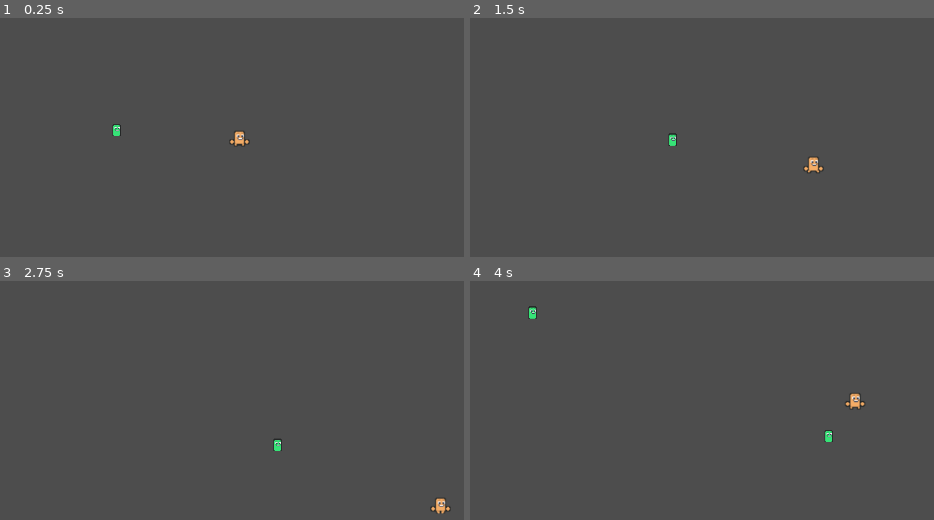
Above: before the commit, frames 1-4 (two rows, left to right).
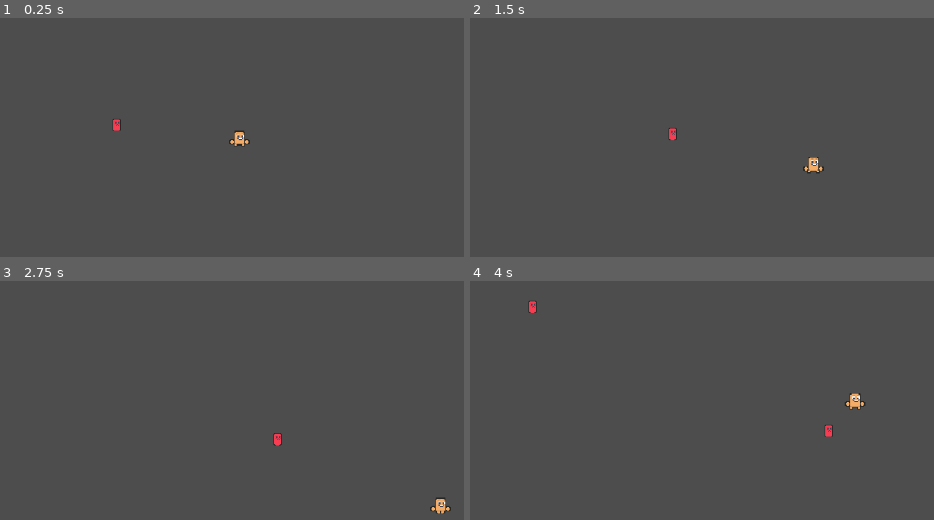
Above: after the commit, the same moments.

Repository: Aartwoo0/fgj24_laughgame
Game: Godot game, scene res://Scenes/main.tscn
Same seed, same stepped clock (60 frames per second), same inputs: the game is played once before the commit and once after it.
Inputs:
- Up to frame 1 (0.25 s): no input
- Up to frame 2 (1.5 s): hold D (move_right) 0.53-1.28 s; hold S (move_down) from 1.28 s (still down)
- Up to frame 3 (2.75 s): release S (move_down) at 2.03 s; hold D (move_right) from 2.03 s (still down)
- Up to frame 4 (4 s): release D (move_right) at 2.78 s; hold W (move_up) 2.78-3.53 s; hold A (move_left) from 3.53 s (still down)

The runs differ from the first frame. In frame 1, 0.2% of the frame differs, in the area x 24-54%, y 42-54%; in frame 2, 0.2%; in frame 3, 0.2%; in frame 4, 0.3%, in the area x 12-86%, y 8-68%.

Commit message:
Added skin state, collision avoidance, enemy encounter.

Diff:
--- a/Scenes/Components/enemy.gd
+++ b/Scenes/Components/enemy.gd
@@ -2,6 +2,8 @@
 
 @export var speed : float = 100
 @export var target : Area2D
+var state: int = -1000
+var rng = RandomNumberGenerator.new()
 
 # Called when the node enters the scene tree for the first time.
 func _ready():
@@ -9,5 +11,19 @@
 
 # Called every frame. 'delta' is the elapsed time since the previous frame.
 func _process(delta):
-	self.position = self.position.move_toward(target.position,speed * delta)
-	print(self.position)
+	if state < 0:
+		$AngrySkin.visible = true
+		$Happy.visible = false
+	else:
+		$AngrySkin.visible = false
+		$Happy.visible = true
+
+	if not self.has_overlapping_areas():
+		self.position = self.position.move_toward(target.position,speed * delta)
+	else:
+		var direction = self.position.move_toward(target.position,speed * delta) - self.position
+		var tangent = direction.from_angle(PI * 3 / 4 * self.rng.randi_range(-1,1))
+		self.position = self.position + tangent
+
+func _on_player_area_entered(area):
+	self.queue_free()
--- a/Scenes/Components/enemy.tscn
+++ b/Scenes/Components/enemy.tscn
@@ -40,10 +40,6 @@
 "speed": 15.0
 }]
 
-[sub_resource type="CapsuleShape2D" id="CapsuleShape2D_w44jn"]
-radius = 4.0
-height = 14.0
-
 [sub_resource type="AtlasTexture" id="AtlasTexture_f6yer"]
 atlas = ExtResource("2_65eik")
 region = Rect2(0, 0, 24, 24)
@@ -80,20 +76,26 @@
 "speed": 5.0
 }]
 
+[sub_resource type="CapsuleShape2D" id="CapsuleShape2D_w44jn"]
+radius = 4.0
+height = 14.0
+
 [node name="Enemy" type="Area2D"]
 texture_filter = 1
 script = ExtResource("1_xc4sj")
 
 [node name="AngrySkin" type="AnimatedSprite2D" parent="."]
+position = Vector2(0, -8)
 sprite_frames = SubResource("SpriteFrames_vo8tx")
 autoplay = "default"
 frame_progress = 0.719817
 
-[node name="Shape" type="CollisionShape2D" parent="."]
-position = Vector2(0, 8)
-rotation = 4.71239
-shape = SubResource("CapsuleShape2D_w44jn")
-
 [node name="Happy" type="AnimatedSprite2D" parent="."]
+visible = false
+position = Vector2(0, -8)
 sprite_frames = SubResource("SpriteFrames_sjhj3")
 frame_progress = 0.898543
+
+[node name="Shape" type="CollisionShape2D" parent="."]
+rotation = -1.5708
+shape = SubResource("CapsuleShape2D_w44jn")
--- a/Scenes/Components/player.tscn
+++ b/Scenes/Components/player.tscn
@@ -1,11 +1,7 @@
-[gd_scene load_steps=11 format=3 uid="uid://dnooslo0acpgj"]
+[gd_scene load_steps=11 format=3 uid="uid://dxitnf0ko0d5r"]
 
 [ext_resource type="Script" path="res://Src/Player.gd" id="1_km5k5"]
 [ext_resource type="Texture2D" uid="uid://crd3wudyq1sep" path="res://Assets/Sprites/Player.png" id="2_blp1s"]
-
-[sub_resource type="CapsuleShape2D" id="CapsuleShape2D_gr6u7"]
-radius = 3.0
-height = 16.0
 
 [sub_resource type="AtlasTexture" id="AtlasTexture_qyv3o"]
 atlas = ExtResource("2_blp1s")
@@ -62,14 +58,14 @@
 "speed": 15.0
 }]
 
+[sub_resource type="CapsuleShape2D" id="CapsuleShape2D_gr6u7"]
+radius = 3.0
+height = 16.0
+
 [node name="Player" type="Area2D"]
+texture_filter = 1
 script = ExtResource("1_km5k5")
 metadata/_edit_group_ = true
-
-[node name="Shape" type="CollisionShape2D" parent="."]
-position = Vector2(0, -2)
-rotation = 4.71239
-shape = SubResource("CapsuleShape2D_gr6u7")
 
 [node name="Skin" type="AnimatedSprite2D" parent="."]
 position = Vector2(2.38419e-07, -14)
@@ -78,3 +74,8 @@
 animation = &"idle"
 autoplay = "walk"
 frame_progress = 0.126734
+
+[node name="Shape" type="CollisionShape2D" parent="."]
+position = Vector2(0, -2)
+rotation = -1.5708
+shape = SubResource("CapsuleShape2D_gr6u7")
--- a/Scenes/main.tscn
+++ b/Scenes/main.tscn
@@ -18,4 +18,6 @@
 wait_time = 3.0
 autostart = true
 
+[connection signal="area_entered" from="Enemy" to="Player" method="_on_enemy_area_entered"]
+[connection signal="area_entered" from="Player" to="Enemy" method="_on_player_area_entered"]
 [connection signal="timeout" from="Gestation" to="." method="_on_spawn"]
--- a/Src/Player.gd
+++ b/Src/Player.gd
@@ -1,6 +1,7 @@
 extends Area2D
 
 @export var speed : float = 200
+var health : int = 1000
 
 # Called when the node enters the scene tree for the first time.
 func _ready():
@@ -27,3 +28,7 @@
 		$Skin.play("walk")
 	else:
 		$Skin.play("idle")
+
+
+func _on_enemy_area_entered(area):
+	self.health -= 10
--- a/Src/main.gd
+++ b/Src/main.gd
@@ -13,7 +13,7 @@
 
 func _on_spawn():
 	var enemy = enemyTemplate.instantiate()
+	self.add_child(enemy)
 	enemy.position.x = 100
 	enemy.position.y = 100
 	enemy.target = $Player
-	self.add_child(enemy)
Not shown: 1 places in Scenes/main.tscn that only renumber resources
